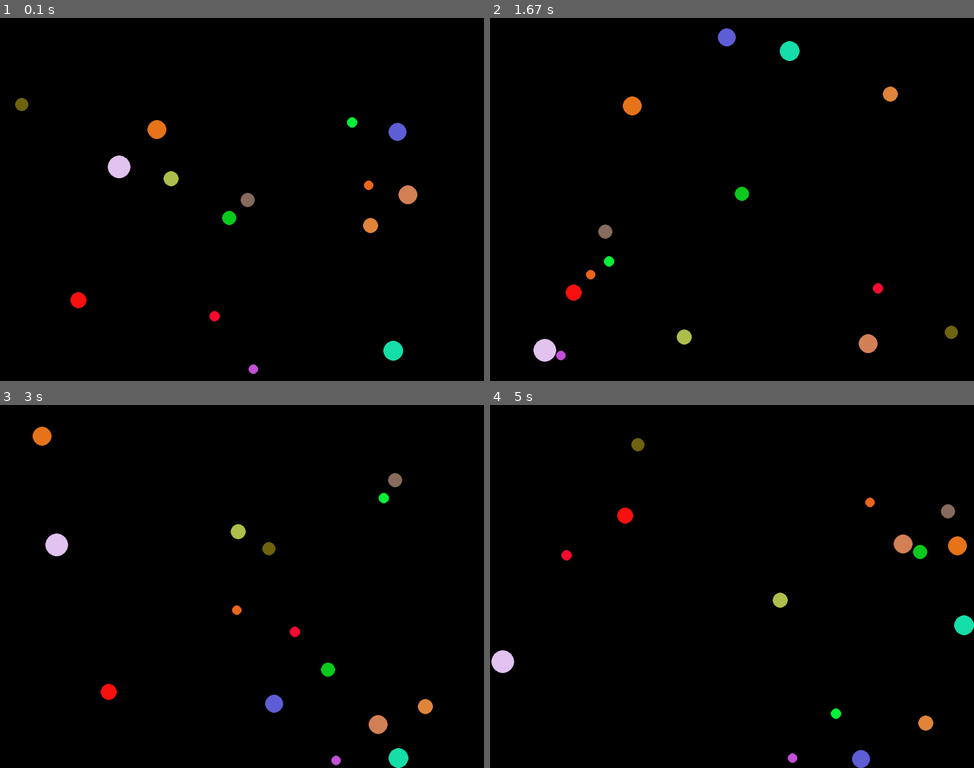
Above: before the commit, frames 1-4 (two rows, left to right).
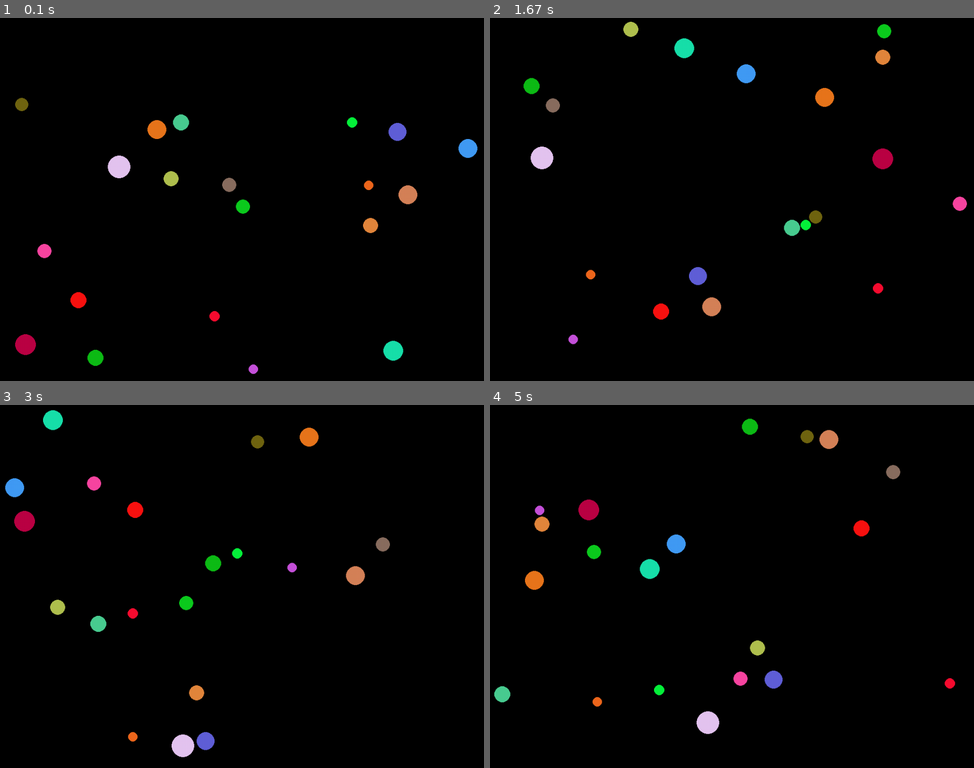
Above: after the commit, the same moments.

Repository: jackmaney/fiddle-pygame
Game: pygame game, started from bouncing_balls.py
Same seed, same stepped clock (60 frames per second), same inputs: the game is played once before the commit and once after it.
Inputs:
- Up to frame 1 (0.1 s): no input
- Up to frame 2 (1.67 s): no input
- Up to frame 3 (3 s): no input
- Up to frame 4 (5 s): no input

The runs differ from the first frame. In frame 1, 1.0% of the frame differs, in the area x 3-99%, y 26-96%; in frame 2, 3.9%; in frame 3, 4.1%; in frame 4, 4.1%, in the area x 0-100%, y 3-100%.

Commit message:
Moved collision handling logic to separate module. Added mass and implemented elastic collisions.

Diff:
--- a/ball.py
+++ b/ball.py
@@ -2,16 +2,21 @@
 import math
 import pygame
 import numpy as np
+from collision_handler import *
+import json
 
 
 class Ball:
 
-    def __init__(self, screen, position, radius, color=(255, 255, 255), velocity=None):
+    def __init__(self, screen, position, radius, mass=1, color=(255, 255, 255), velocity=None):
 
         if radius < 0:
             raise Exception("Radius cannot be negative")
+        if mass < 0:
+            raise Exception("Mass cannot be negative")
 
         self.radius = radius
+        self.mass = mass
 
         self.rect_size = np.array([2 * radius + 1, 2 * radius + 1], np.int32)
         self.color = color
@@ -77,155 +82,6 @@
     def intersects(self, other):
         return self.distanceBetweenCenters(other) <= self.radius + other.radius
 
-    def changeDirection(self, other):
-
-        dist = self.distanceBetweenCenters(other)
-
-        # (I used http://stackoverflow.com/a/3349134 to double-check
-        # my reasoning and calculations here)
-        #
-        # Now is where we need a bit of a mathematical explanation.
-        # Denote self.getCenter() and other.getCenter() by C1 and C2.
-        # Let d be the distance from C1 to C2, and let the radii of
-        # self and other be r1 and r2, respectively.
-        #
-        # Since this method is only called when there's an intersection,
-        # we'll assume that d <= r1 + r2. Since the tangent case is easy
-        # (no position change, just a velocity change), we'll assume that
-        # d < r1 + r2 so that we have two points of intersection.
-        #
-        # Let L denote the line through these points of intersection. We know
-        # that L is orthogonal to the line between C1 and C2. We seek the
-        # point of intersection of these lines, which I'll call Q.
-        #
-        # Let a denote the distance from C1 to Q, let b denote the distance
-        # from C2 to Q, and let h denote the distance from Q to either of the
-        # intersection points. Pythagoras tells us that:
-        #
-        #       a^2 + h^2 == r1^2 and b^2 + h^2 == r2^2.
-        #
-        # Therefore,
-        #
-        #       a^2 - b^2 == r1^2 - r2^2
-        #
-        # and taking advantage of the fact that d == a + b, we have
-        #
-        #       a^2 - (d - a)^2 == r1^2 - r2^2
-        #
-        # which simplifies to:
-        #
-        #       -d^2 + 2*a*d == r1^2 - r2^2
-        #
-        # and solving for a, we get:
-        #
-        #       a == (r1^2 - r2^2 + d^2) / 2*d
-        #
-        # We can play a similar trick and get
-        #
-        #       b == (r2^2 - r1^2 + d^2) / 2*d
-        #
-        # In particular, this means that
-        #
-        #   Q = C1 + a(C2 - C1) / d
-        #
-        # All that we have to do now is move each of the circles away from each other
-        # along the line between the centers, and in the amounts that are the distances
-        # between Q and the edges of each circle (which are r1 - a and r2 - b, respectively).
-        #
-        # So, we move C1 to C1 + (r1 - a)*(C1 - C2)/r1 and C2 to C2 + (r2 - b)*(C2 - C1)/r2
-        #
-        # Note that we've also assumed that neither of the centers are included in the other circle
-        # (ie d > max(r1,r2)). We'll deal with this case--and the case of d == r1 + r2 (ie one point of
-        # intersection) below.
-        #
-
-        d = self.distanceBetweenCenters(other)
-        r1 = self.radius
-        r2 = other.radius
-
-        # First, though, a really dumb case...
-        if d == 0:
-            # Move self to the left, or if we can't, move self to the right
-            if self.position[0] > r1 + r2:
-                self.position[0] -= r1 + r2
-            else:
-                self.position[0] += r1 + r2
-
-        else:
-
-            C1 = self.getCenter().astype(float)
-            C2 = other.getCenter().astype(float)
-            a = float(r1 * r1 - r2 * r2 + d * d) / float(2 * d)
-            b = float(r2 * r2 - r1 * r1 + d * d) / float(2 * d)
-
-            centerCandidate = self.getCenter()
-            otherCenterCandidate = other.getCenter()
-
-            if d > r1 and d > r2:
-
-                centerCandidate = np.around(
-                    C1 + (r1 - a) * (C1 - C2) / r1).astype(np.int32)
-                otherCenterCandidate = np.around(
-                    C2 + (r2 - b) * (C2 - C1) / r2).astype(np.int32)
-
-                # Are these candidates in bounds?
-
-                if self.outOfBoundsCenter(otherCenterCandidate):
-                    # Move self the extra mile
-                    otherCenterCandidate = other.getCenter()
-                    centerCandidate += np.around((r2 - b)
-                                                 * (C1 - C2) / r2).astype(np.int32)
-                elif self.outOfBoundsCenter(centerCandidate):
-                    # Likewise...
-                    centerCandidate = self.getCenter()
-                    otherCenterCandidate += np.around((r1 - a)
-                                                      * (C2 - C1) / r1).astype(np.int32)
-
-            elif d > r1:
-                # If this is the case, then d <= r2, which means that C2 is inside of
-                # the ball for self. We'll cheat and move other the hell out of
-                # dodge.
-
-                otherCenterCandidate = np.around(
-                    C2 + (d - r1 + r2) * (C2 - C1) / r2).astype(np.int32)
-
-                if self.outOfBoundsCenter(otherCenterCandidate):
-                    # Unless we can't...mumble grumble...
-                    otherCenterCandidate = other.getCenter()
-
-                    centerCandidate = np.around(
-                        C1 + (d - r2 + r1) * (C1 - C2) / r1).astype(np.int32)
-
-            elif d > r2:
-                # Similar case: d <= r1, so move self the hell out of dodge
-
-                centerCandidate = np.around(
-                    C1 + (d - r2 + r1) * (C1 - C2) / r1).astype(np.int32)
-
-                if self.outOfBoundsCenter(centerCandidate):
-                    centerCandidate = self.getCenter()
-                    otherCenterCandidate = np.around(
-                        C2 + (d - r1 + r2) * (C2 - C1) / r2).astype(np.int32)
-            else:
-                # If d <= r1 and d <= r2, then C1 is inside other and C2 is inside self
-                # Again, we'll cheat and move self out of dodge.
-
-                centerCandidate = np.around(
-                    C1 + (r2 - d + r1) * (C1 - C2) / r1).astype(np.int32)
-
-                if self.outOfBoundsCenter(centerCandidate):
-                    centerCandidate = self.getCenter()
-                    otherCenterCandidate = np.around(
-                        C2 + (r1 - d + r2) * (C2 - C1) / r2).astype(np.int32)
-
-            self.setCenter(centerCandidate)
-            other.setCenter(otherCenterCandidate)
-
-        # TODO: Make more realistic
-
-        self.velocity *= -1
-        other.velocity *= -1
-
     def render(self):
         pygame.draw.circle(self.screen, self.color,
                            self.getCenter(), self.radius)
@@ -250,7 +106,7 @@
         for ball in self:
             for other in self:
                 if ball != other and ball.intersects(other):
-                    ball.changeDirection(other)
+                    handleCollision(ball, other)
 
         for ball in self:
             ball.keepInWindow()
--- a/bouncing_balls.py
+++ b/bouncing_balls.py
@@ -3,6 +3,7 @@
 import math
 import random
 from ball import *
+from collision_handler import *
 
 pygame.init()
 
@@ -10,24 +11,26 @@
 
 screen = pygame.display.set_mode(windowSize)
 
-numberOfBalls = 15
+numberOfBalls = 20
 
 ball_list = []
 
 position = [random.randint(0, windowSize[0] - 1),
             random.randint(0, windowSize[1] - 1)]
 radius = random.randint(10, 25)
+mass = math.sqrt(radius)
 color = (random.randint(0, 255),
          random.randint(0, 255), random.randint(0, 255))
-ball_list.append(Ball(screen, position, radius, color=color))
+ball_list.append(Ball(screen, position, radius, mass=mass, color=color))
 
 while len(ball_list) < numberOfBalls:
     position = [random.randint(0, windowSize[0] - 1),
                 random.randint(0, windowSize[1] - 1)]
     radius = random.randint(10, 25)
+    mass = math.sqrt(radius)
     color = (random.randint(0, 255),
              random.randint(0, 255), random.randint(0, 255))
-    ball = Ball(screen, position, radius, color=color)
+    ball = Ball(screen, position, radius, mass=mass, color=color)
     append = True
     for other in ball_list:
         if ball.intersects(other):
--- /dev/null
+++ b/collision_handler.py
@@ -0,0 +1,239 @@
+import numpy as np
+
+
+def handleCollision(ball1, ball2):
+
+    # (I used http://stackoverflow.com/a/3349134 to double-check
+    # my reasoning and calculations here)
+    #
+    # Now is where we need a bit of a mathematical explanation.
+    # Denote ball1.getCenter() and ball2.getCenter() by C1 and C2.
+    # Let d be the distance from C1 to C2, and let the radii of
+    # ball1 and ball2 be r1 and r2, respectively.
+    #
+    # Since this method is only called when there's an intersection,
+    # we'll assume that d <= r1 + r2. Since the tangent case is easy
+    # (no position change, just a velocity change), we'll assume that
+    # d < r1 + r2 so that we have two points of intersection.
+    #
+    # Let L denote the line through these points of intersection. We know
+    # that L is orthogonal to the line between C1 and C2. We seek the
+    # point of intersection of these lines, which I'll call Q.
+    #
+    # Let a denote the distance from C1 to Q, let b denote the distance
+    # from C2 to Q, and let h denote the distance from Q to either of the
+    # intersection points. Pythagoras tells us that:
+    #
+    #       a^2 + h^2 == r1^2 and b^2 + h^2 == r2^2.
+    #
+    # Therefore,
+    #
+    #       a^2 - b^2 == r1^2 - r2^2
+    #
+    # and taking advantage of the fact that d == a + b, we have
+    #
+    #       a^2 - (d - a)^2 == r1^2 - r2^2
+    #
+    # which simplifies to:
+    #
+    #       -d^2 + 2*a*d == r1^2 - r2^2
+    #
+    # and solving for a, we get:
+    #
+    #       a == (r1^2 - r2^2 + d^2) / 2*d
+    #
+    # We can play a similar trick and get
+    #
+    #       b == (r2^2 - r1^2 + d^2) / 2*d
+    #
+    # In particular, this means that
+    #
+    #   Q = C1 + a*(C2 - C1) / d
+    #
+    # All that we have to do now is move each of the circles away from each ball2
+    # along the line between the centers, and in the amounts that are the distances
+    # between Q and the edges of each circle (which are r1 - a and r2 - b, respectively).
+    #
+    # So, we move C1 to C1 + (r1 - a)*(C1 - C2)/r1 and C2 to C2 + (r2 - b)*(C2 - C1)/r2
+    #
+    # Note that we've also assumed that neither of the centers are included in the ball2 circle
+    # (ie d > max(r1,r2)). We'll deal with this case--and the case of d == r1 + r2 (ie one point of
+    # intersection) below.
+    #
+
+    d = ball1.distanceBetweenCenters(ball2)
+    r1 = ball1.radius
+    r2 = ball2.radius
+
+    # First, though, a really dumb case...
+    if d == 0:
+        # Move ball1 to the left, or if we can't, move ball1 to the right
+        if ball1.position[0] > r1 + r2:
+            ball1.position[0] -= r1 + r2
+        else:
+            ball1.position[0] += r1 + r2
+
+        ball1.velocity *= -1
+        ball2.velocity *= -1
+        return
+
+    C1 = ball1.getCenter().astype(float)
+    C2 = ball2.getCenter().astype(float)
+    a = float(r1 * r1 - r2 * r2 + d * d) / float(2 * d)
+    b = float(r2 * r2 - r1 * r1 + d * d) / float(2 * d)
+    Q = C1 + a * (C2 - C1) / d
+
+    if d < r1 + r2:
+
+        centerCandidate = ball1.getCenter().copy()
+        ball2CenterCandidate = ball2.getCenter().copy()
+
+        if d > r1 and d > r2:
+
+            centerCandidate = np.around(
+                C1 + (r1 - a) * (C1 - C2) / r1).astype(np.int32)
+            ball2CenterCandidate = np.around(
+                C2 + (r2 - b) * (C2 - C1) / r2).astype(np.int32)
+
+            # Are these candidates in bounds?
+
+            if ball1.outOfBoundsCenter(ball2CenterCandidate):
+                # Move ball1 the extra mile
+                ball2CenterCandidate = ball2.getCenter()
+                centerCandidate += np.around((r2 - b)
+                                             * (C1 - C2) / r2).astype(np.int32)
+            elif ball1.outOfBoundsCenter(centerCandidate):
+                # Likewise...
+                centerCandidate = ball1.getCenter()
+                ball2CenterCandidate += np.around((r1 - a)
+                                                  * (C2 - C1) / r1).astype(np.int32)
+
+        elif d > r1:
+            # If this is the case, then d <= r2, which means that C2 is inside of
+            # the ball for ball1. We'll cheat and move ball2 the hell out of
+            # dodge.
+
+            ball2CenterCandidate = np.around(
+                C2 + (d - r1 + r2) * (C2 - C1) / r2).astype(np.int32)
+
+            if ball1.outOfBoundsCenter(ball2CenterCandidate):
+                # Unless we can't...mumble grumble...
+                ball2CenterCandidate = ball2.getCenter()
+
+                centerCandidate = np.around(
+                    C1 + (d - r2 + r1) * (C1 - C2) / r1).astype(np.int32)
+
+        elif d > r2:
+            # Similar case: d <= r1, so move ball1 the hell out of dodge
+
+            centerCandidate = np.around(
+                C1 + (d - r2 + r1) * (C1 - C2) / r1).astype(np.int32)
+
+            if ball1.outOfBoundsCenter(centerCandidate):
+                centerCandidate = ball1.getCenter()
+                ball2CenterCandidate = np.around(
+                    C2 + (d - r1 + r2) * (C2 - C1) / r2).astype(np.int32)
+        else:
+            # If d <= r1 and d <= r2, then C1 is inside ball2 and C2 is inside ball1
+            # Again, we'll cheat and move ball1 out of dodge.
+
+            centerCandidate = np.around(
+                C1 + (r2 - d + r1) * (C1 - C2) / r1).astype(np.int32)
+
+            if ball1.outOfBoundsCenter(centerCandidate):
+                centerCandidate = ball1.getCenter()
+                ball2CenterCandidate = np.around(
+                    C2 + (r1 - d + r2) * (C2 - C1) / r2).astype(np.int32)
+
+        ball1.setCenter(centerCandidate)
+        ball2.setCenter(ball2CenterCandidate)
+
+    # Ideally, we shouldn't need to worry about d == r1 + r2, but we need to fudge things a bit,
+    # because otherwise the two balls will be in a perpetual state of
+    # collision.
+    else:
+        # In this case, Q is now the point of tangency when the collision begins (as opposed to
+        # the point of tangency after the collision is resolved). We move each of ball1 and ball2
+        # one unit away along the line between C1 and C2. This involves adding unit vectors in the
+        # appropriate directions.
+
+        u1 = C1 - C2
+        u2 = C2 - C1
+
+        u1 /= np.linalg.norm(u1)
+        u2 /= np.linalg.norm(u2)
+
+        ball1.setCenter(C1 + u1)
+        ball2.setCenter(C2 + u2)
+
+    # Remember Q? That (up to a rounding error) is our point of tangency.
+    # We'll pass Q along to the changeVelocity function.
+    changeVelocity(ball1, ball2, Q)
+
+
+def changeVelocity(ball1, ball2, tangentPoint):
+    """
+    We're given two colliding balls and the point of tangency between them. This introduces two lines:
+
+        * The tangent line that goes through the tangentPoint and hits both of the bounding circles of
+            ball1 and ball2.
+
+        * The normal line that is orthogonal to the tangent line (and goes through the center of each ball).
+
+    This method does two main things:
+
+        1. Resolves the velocities of each of the balls along the tangent line and along the normal.
+
+        2. Treats the collision as a 1-D collision along the normal line, and finds the new
+            normal velocity components. The velocities of the balls are changed accordingly.
+    """
+
+    C1 = ball1.getCenter().astype(float)
+    C2 = ball2.getCenter().astype(float)
+    v1 = ball1.velocity.astype(float)
+    v2 = ball2.velocity.astype(float)
+
+    # In order to enforce a common frame of reference, we will denote the "positive" direction along
+    # the normal line to be from C1 to C2. For the sake of convenience, let's take a unit vector
+    # along this "positive" direction.
+
+    u = C2 - C1
+    u /= np.linalg.norm(u)
+
+    # The 1-D velocities for our collision along the normal line will be the scalar projection of
+    # v1 and v2 upon u. Since u is a unit vector, these scalar projections will just be dot products.
+    # Since we've chosen a single unit vector along the tangent line, if the balls are moving in opposite
+    # directions along the tangent line, then we get for free that these scalar projections will be
+    # opposite in sign.
+
+    oneDimV1 = (v1 * u).sum()
+    oneDimV2 = (v2 * u).sum()
+
+    # Before dropping into 1-D, we also compute the vector projection of the velocities onto
+    # the tangent line, since we will need this to convert from the coordinate frame defined by
+    # the tangent and vector lines back to our initial (ie normal x-y) coordinates.
+    # Since we already have the normal components, we can just scale the unit normal vectors
+    # accordingly and subtract from the velocities, like so:
+    tangentVector1 = v1 - oneDimV1 * u
+    tangentVector2 = v2 - oneDimV2 * u
+
+    # Now, we're implicitly assuming that this collision is elastic (ie momentum and kinetic energy
+    # are conserved). Also, the change in force occurs along the normal line. So, this is now equivalent
+    # to a 1-dimensional collision problem, which is already solved.
+    #
+    # Look at http://en.wikipedia.org/wiki/Elastic_collision
+
+    m1 = ball1.mass
+    m2 = ball2.mass
+
+    newOneDimV1 = (oneDimV1 * (m1 - m2) + 2 * m2 * oneDimV2) / (m1 + m2)
+    newOneDimV2 = (oneDimV2 * (m2 - m1) + 2 * m1 * oneDimV1) / (m1 + m2)
+
+    # We piece this back together to get our new velocities. And voila! We're
+    # done. We just have to round to int32 coordinates.
+
+    newVelocity1 = np.round(newOneDimV1 * u + tangentVector1).astype(np.int32)
+    newVelocity2 = np.round(newOneDimV2 * u + tangentVector2).astype(np.int32)
+
+    ball1.velocity = newVelocity1
+    ball2.velocity = newVelocity2
